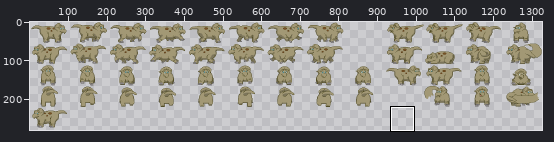
Two versions of one pixel-art file, art/sprites/babyt.aseprite. The first picture is a wide view before the edit; the outline marks the close-up.
Close-up. The starting point:
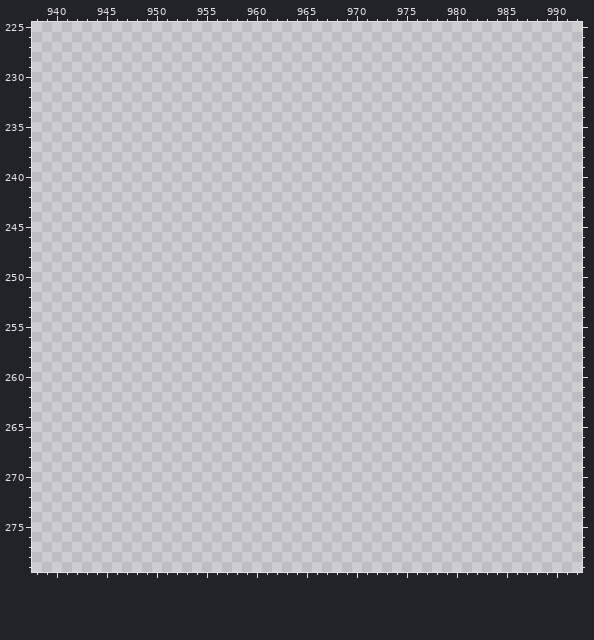
1326x330 pixels, 1 frame. Shown: x 938..992, y 225..279. The wide view leaves out empty margins. The commit also changed other parts of the picture, which this record leaves out.
The result:
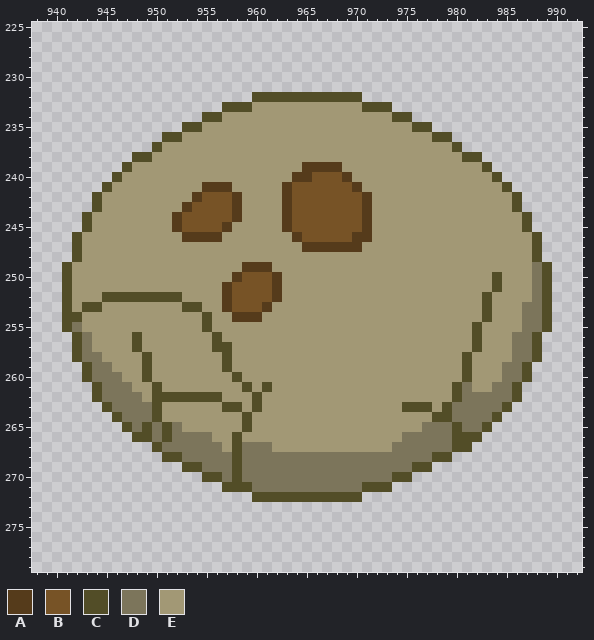
Palette (. is transparent): A #553b1b  B #775326  C #524d27  D #7c755b  E #a29875
Difference:
@@ x 938..992 @@
 231 .......................................................
-232 .......................................................
-233 .......................................................
-234 .......................................................
-235 .......................................................
-236 .......................................................
-237 .......................................................
-238 .......................................................
-239 .......................................................
-240 .......................................................
-241 .......................................................
-242 .......................................................
-243 .......................................................
-244 .......................................................
-245 .......................................................
-246 .......................................................
-247 .......................................................
-248 .......................................................
-249 .......................................................
-250 .......................................................
-251 .......................................................
-252 .......................................................
-253 .......................................................
-254 .......................................................
-255 .......................................................
-256 .......................................................
-257 .......................................................
-258 .......................................................
-259 .......................................................
-260 .......................................................
-261 .......................................................
-262 .......................................................
-263 .......................................................
-264 .......................................................
-265 .......................................................
-266 .......................................................
-267 .......................................................
-268 .......................................................
-269 .......................................................
-270 .......................................................
-271 .......................................................
-272 .......................................................
+232 ......................CCCCCCCCCCC......................
+233 ...................CCCEEEEEEEEEEECCC...................
+234 .................CCEEEEEEEEEEEEEEEEECC.................
+235 ...............CCEEEEEEEEEEEEEEEEEEEEECC...............
+236 .............CCEEEEEEEEEEEEEEEEEEEEEEEEECC.............
+237 ............CEEEEEEEEEEEEEEEEEEEEEEEEEEEEEC............
+238 ..........CCEEEEEEEEEEEEEEEEEEEEEEEEEEEEEEECC..........
+239 .........CEEEEEEEEEEEEEEEEEAAAAEEEEEEEEEEEEEEC.........
+240 ........CEEEEEEEEEEEEEEEEEAABBBAEEEEEEEEEEEEEEC........
+241 .......CEEEEEEEEEAAAEEEEEABBBBBBAEEEEEEEEEEEEEEC.......
+242 ......CEEEEEEEEEABBBAEEEEABBBBBBBAEEEEEEEEEEEEEEC......
+243 ......CEEEEEEEEABBBBAEEEEABBBBBBBAEEEEEEEEEEEEEEC......
+244 .....CEEEEEEEEABBBBBAEEEEABBBBBBBAEEEEEEEEEEEEEEEC.....
+245 .....CEEEEEEEEABBBBAEEEEEABBBBBBBAEEEEEEEEEEEEEEEC.....
+246 ....CEEEEEEEEEEAAAAEEEEEEEABBBBBAAEEEEEEEEEEEEEEEEC....
+247 ....CEEEEEEEEEEEEEEEEEEEEEEAAAAAAEEEEEEEEEEEEEEEEEC....
+248 ....CEEEEEEEEEEEEEEEEEEEEEEEEEEEEEEEEEEEEEEEEEEEEEC....
+249 ...CEEEEEEEEEEEEEEEEEAAAEEEEEEEEEEEEEEEEEEEEEEEEEEDC...
+250 ...CEEEEEEEEEEEEEEEEABBBAEEEEEEEEEEEEEEEEEEEEECEEEDC...
+251 ...CEEEEEEEEEEEEEEEABBBBAEEEEEEEEEEEEEEEEEEEEECEEEDC...
+252 ...CEEECCCCCCCCEEEEABBBBAEEEEEEEEEEEEEEEEEEEECEEEEDC...
+253 ...CECCEEEEEEEECCEEABBBAEEEEEEEEEEEEEEEEEEEEECEEEDDC...
+254 ...CCEEEEEEEEEEEECEEAAAEEEEEEEEEEEEEEEEEEEEEECEEEDDC...
+255 ...CDEEEEEEEEEEEECEEEEEEEEEEEEEEEEEEEEEEEEEECEEEEDDC...
+256 ....CDEEEECEEEEEEECEEEEEEEEEEEEEEEEEEEEEEEEECEEEDDC....
+257 ....CDEEEECEEEEEEECCEEEEEEEEEEEEEEEEEEEEEEEECEEEDDC....
+258 ....CDDEEEECEEEEEEECEEEEEEEEEEEEEEEEEEEEEEECEEEEDDC....
+259 .....CDDEEECEEEEEEECEEEEEEEEEEEEEEEEEEEEEEECEEEDDC.....
+260 .....CDDDEECEEEEEEEECEEEEEEEEEEEEEEEEEEEEEECEEEDDC.....
+261 ......CDDDEECEEEEEEEECECEEEEEEEEEEEEEEEEEECDEEDDC......
+262 ......CDDDDECCCCCCCEEECEEEEEEEEEEEEEEEEEEECDDDDDC......
+263 .......CDDDDCEEEEEECCECEEEEEEEEEEEEEECCCECDDDDDC.......
+264 ........CDDDCEEEEEEEECEEEEEEEEEEEEEEEEEECCDDDDC........
+265 .........CDCDCDEEEEEECEEEEEEEEEEEEEEEEEDDDCDDC.........
+266 ..........CCDCDDDDEECEEEEEEEEEEEEEEEEDDDDDCCC..........
+267 ............CDDDDDDECDDDEEEEEEEEEEEEDDDDDDCC...........
+268 .............CCDDDDDCDDDDDDDDDDDDDDDDDDDCC.............
+269 ...............CCDDDCDDDDDDDDDDDDDDDDDCC...............
+270 .................CCDCDDDDDDDDDDDDDDDCC.................
+271 ...................CCCDDDDDDDDDDDCCC...................
+272 ......................CCCCCCCCCCC......................
 273 .......................................................
Changed places in both close-ups, as pixel boxes (x1, y1, x2, y2):
added: (62, 92, 552, 502)
